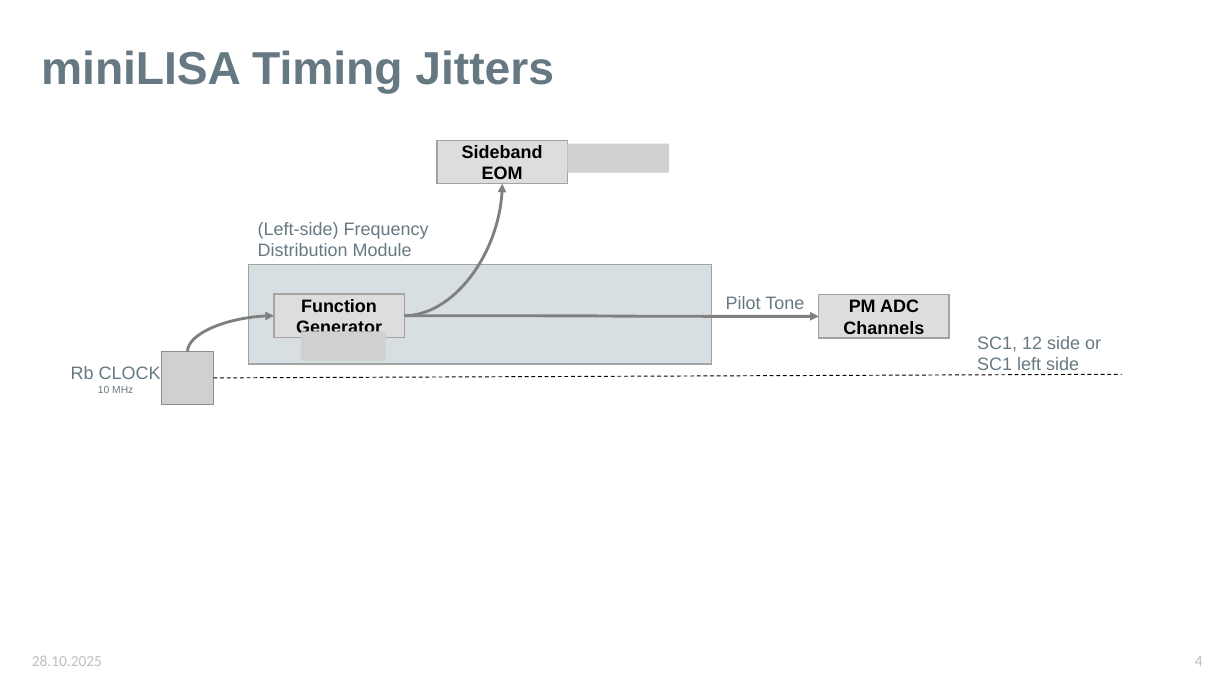
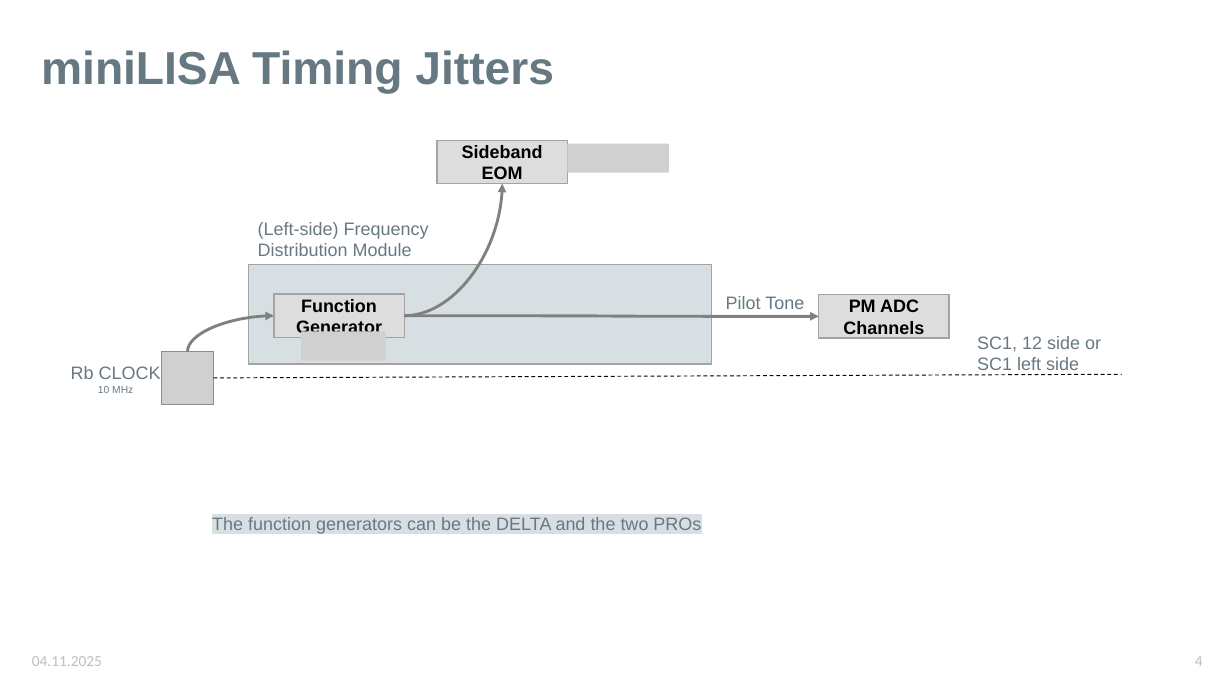
Before and after one commit to karinkruuse/Esitlused, a slide deck: slide 4 of frequency distribution.pptx. Drawn at 1232x693 pixels with LibreOffice and Linux fonts; fonts in the diff are those of the drawing; grey boxes stand for pictures. Boxes give left, top, right and bottom in pixels: in the first picture for what was removed or moved away, otherwise in the second. Text is boxed around its words. In the diff, an @@ line names an element or a change of style, - is before the commit and + after.

```diff
--- a/frequency distribution.pptx
+++ b/frequency distribution.pptx
@@ text added at (x1=212, y1=517, x2=701, y2=534), 14 pt, text #667982 @@
+The function generators can be the DELTA and the two PROs
@@ text at (x1=32, y1=656, x2=102, y2=666): text changed @@
-28.10.2025
+04.11.2025
```
Also in this commit, not shown: 4 other slides changed, 2 other files.
